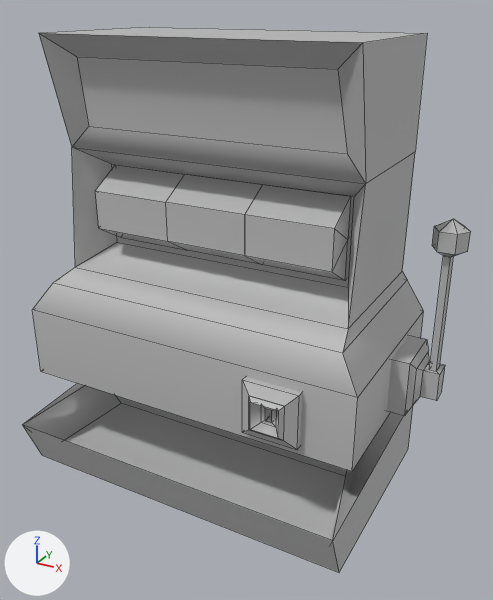
Two versions of the FBX model Assets/Models/SlotMachine.fbx, one commit apart.
Rendered twice from a 50 mm lens placed at (0.893, -1.597, 1.467), pointed at (0.061, -0.084, 0.711). Every picture has the same lights, and +X, +Y and +Z are marked at lower left. Mesh edges are drawn as thin lines. Where no turn or scale is listed for an object, it has been applied to the vertices. Vertices at the same position are counted once.

In view in the first picture: 'CoinSlot', 'Handle', 'LeverDiamond', 'LeverHolder', 'LeverRotator', 'MachineBody', 'WLeft', 'WMiddle', 'WRight'.
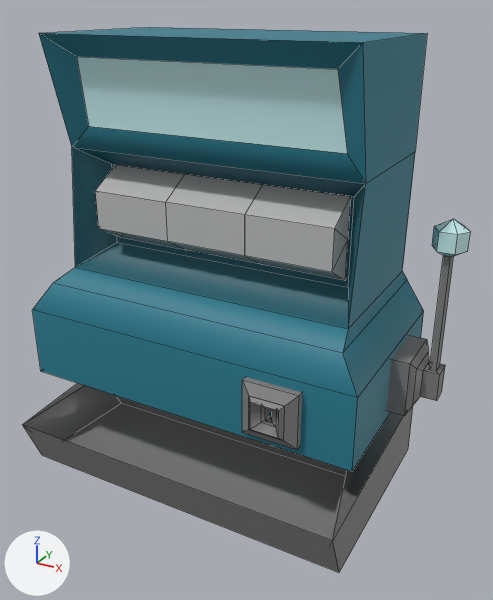
Commit message: Added color to slot machine

The change, as a list of edits to the scene's bpy script:
```text
Add mat_pasted__diamond:
    mat_pasted__diamond = principled_material('pasted__diamond')
    mat_pasted__diamond.base_color = (0.587, 0.881, 0.881)  # cyan #c9f1f1
    mat_pasted__diamond.roughness = 0.553
Add mat_pasted__gray:
    mat_pasted__gray = principled_material('pasted__gray')
    mat_pasted__gray.base_color = (0.222, 0.222, 0.222)  # grey #828282
    mat_pasted__gray.roughness = 0.553
Add mat_pasted__dark_blue_slot:
    mat_pasted__dark_blue_slot = principled_material('pasted__dark_blue_slot')
    mat_pasted__dark_blue_slot.base_color = (0.0106, 0.113, 0.154)  # dark cyan #1a5e6d
    mat_pasted__dark_blue_slot.roughness = 0.553
Add mat_pasted__blue_slot:
    mat_pasted__blue_slot = principled_material('pasted__blue_slot')
    mat_pasted__blue_slot.base_color = (0.0188, 0.199, 0.272)  # cyan #257b8e
    mat_pasted__blue_slot.roughness = 0.553
Change me_mesh_005:
    where me_mesh_005.from_pydata(...)  # 8 vertices, 4 faces; spans x 0.013..0.031, y -0.016..0.016, z -0.153..0.166
    remove me_mesh_005.materials.append(mat_phong1)  # grey #bcbcbc
    add me_mesh_005.materials.append(mat_pasted__gray)  # grey #828282
Change me_mesh_004:
    where me_mesh_004.from_pydata(...)  # 12 vertices, 8 faces; spans x 0.0002..0.0435, y -0.0285..0.0285, z -0.2334..-0.1534
    remove me_mesh_004.materials.append(mat_phong1)  # grey #bcbcbc
    add me_mesh_004.materials.append(mat_pasted__gray)  # grey #828282
Change me_mesh_003:
    where me_mesh_003.from_pydata(...)  # 14 vertices, 18 faces; spans x -0.0435..0.0435, y -0.0377..0.0377, z -0.0502..0.0502
    remove me_mesh_003.materials.append(mat_phong1)  # grey #bcbcbc
    add me_mesh_003.materials.append(mat_pasted__diamond)  # cyan #c9f1f1
Change me_mesh_001:
    where me_mesh_001.from_pydata(...)  # 16 vertices, 13 faces; spans x -0.079..0.0, y -0.079..0.079, z -0.272..-0.115
    remove me_mesh_001.materials.append(mat_phong1)  # grey #bcbcbc
    add me_mesh_001.materials.append(mat_pasted__gray)  # grey #828282
Change me_mesh:
    where me_mesh.from_pydata(...)  # 32 vertices, 27 faces; spans x -0.077..0.077, y -0.052..0.023, z -0.077..0.077
    remove me_mesh.materials.append(mat_phong1)  # grey #bcbcbc
    add me_mesh.materials.append(mat_pasted__gray)  # grey #828282
Change me_mesh_002:
    where me_mesh_002.from_pydata(...)  # 56 vertices, 54 faces; spans x -0.125..0.884, y -0.397..0.255, z -0.626..0.622
    used by ob_machinebody; location = (-0.415, 0.0, 0.768)
    me_mesh_002 part 1: all 12 faces centred in x -0.125..0.883, y -0.368..0.255, z -0.626..-0.443 switch from mat_phong1 (grey #bcbcbc) to mat_pasted__gray (grey #828282)
    me_mesh_002 part 2: 35 of the faces centred in x -0.125..0.884, y -0.297..0.255, z -0.386..0.622 switch from mat_phong1 (grey #bcbcbc) to mat_pasted__blue_slot (cyan #257b8e)
    me_mesh_002 part 3: all 5 faces centred in x -0.024..0.782, y -0.112..-0.045, z -0.002..0.291 switch from mat_phong1 (grey #bcbcbc) to mat_pasted__dark_blue_slot (dark cyan #1a5e6d)
    me_mesh_002 part 4: the 1 face centred in x 0.379, y -0.143, z 0.472 switches from mat_phong1 (grey #bcbcbc) to mat_pasted__diamond (cyan #caf1f1)
    add me_mesh_002.materials.append(mat_pasted__diamond)  # cyan #c9f1f1
```

Where the change shows, as pixel boxes [x1, y1, x2, y2] in the pictures (493 x 600 px):
'CoinSlot', recoloured: [242, 377, 302, 450] in both
'LeverHolder', recoloured: [387, 335, 429, 416] in both
'Handle', recoloured: [429, 255, 454, 371] in both
'LeverDiamond', recoloured (grey to cyan): [432, 219, 471, 257] in both
'LeverRotator', recoloured: [420, 361, 445, 401] in both
part 1 of me_mesh_002, recoloured: [23, 383, 413, 573] in both
part 2 of me_mesh_002, recoloured (grey to cyan): [32, 27, 427, 471] in both
part 3 of me_mesh_002, recoloured (grey to cyan): [72, 147, 366, 328] in both
part 4 of me_mesh_002, recoloured (grey to cyan): [77, 57, 347, 153] in both
